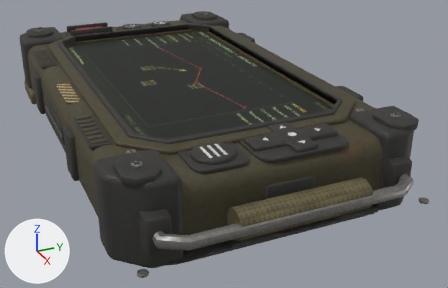
The Blender file source/models/ref/v3_mil/kpk.blend, before and after one commit.
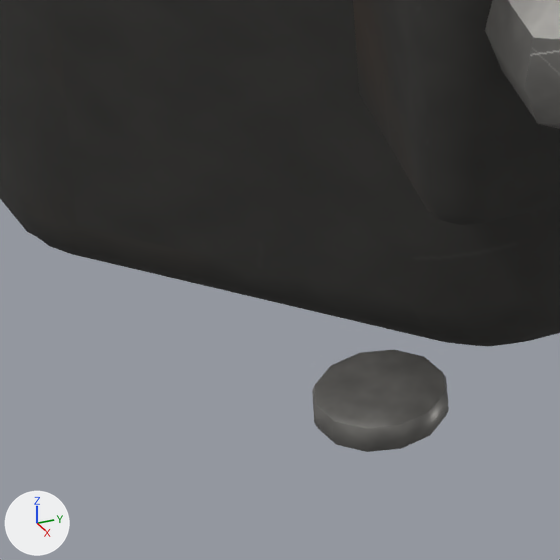
The first picture shows the older version from a camera (50 mm lens) standing at (0.266, -0.097, 0.105) and looking at (0.016, 0.016, -0.02). The close-ups show the older and then the newer version on the part from 24% to 36% of the width and 82% to 100% of the height of that picture. Only the edits that show in the close-ups are written down. Every picture has the same lights, and +X, +Y and +Z are marked at lower left.

In view in the first close-up: 'KPK'.
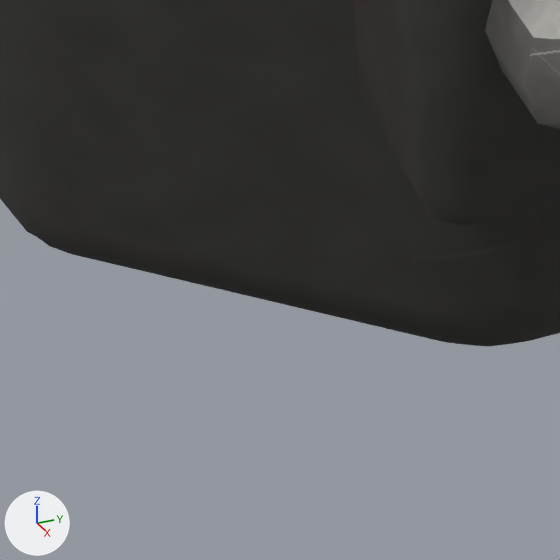
The edits, one by one:
me_kpk has 9820 vertices, 8652 faces and spans x -0.119..0.119, y -0.062..0.067, z -0.019..0.019.
me_kpk is used by ob_kpk; location (0.0, 0.0, 0.0).
me_kpk part 1: the loose piece of 72 vertices spanning x 0.105..0.109, y -0.055..-0.051, z -0.015..-0.014 is moved by (-0.017, 0.008, 0.0).

Boxes [x1, y1, x2, y2] around the edits, measured in the close-ups (560 x 560 px; the box of a moved part takes in the faces that stretch with it):
'KPK', reshaped: before [0, 0, 560, 452]; after [0, 0, 560, 347]
part 1 of me_kpk, moved or reshaped (not visible afterwards): before [312, 350, 449, 452]
